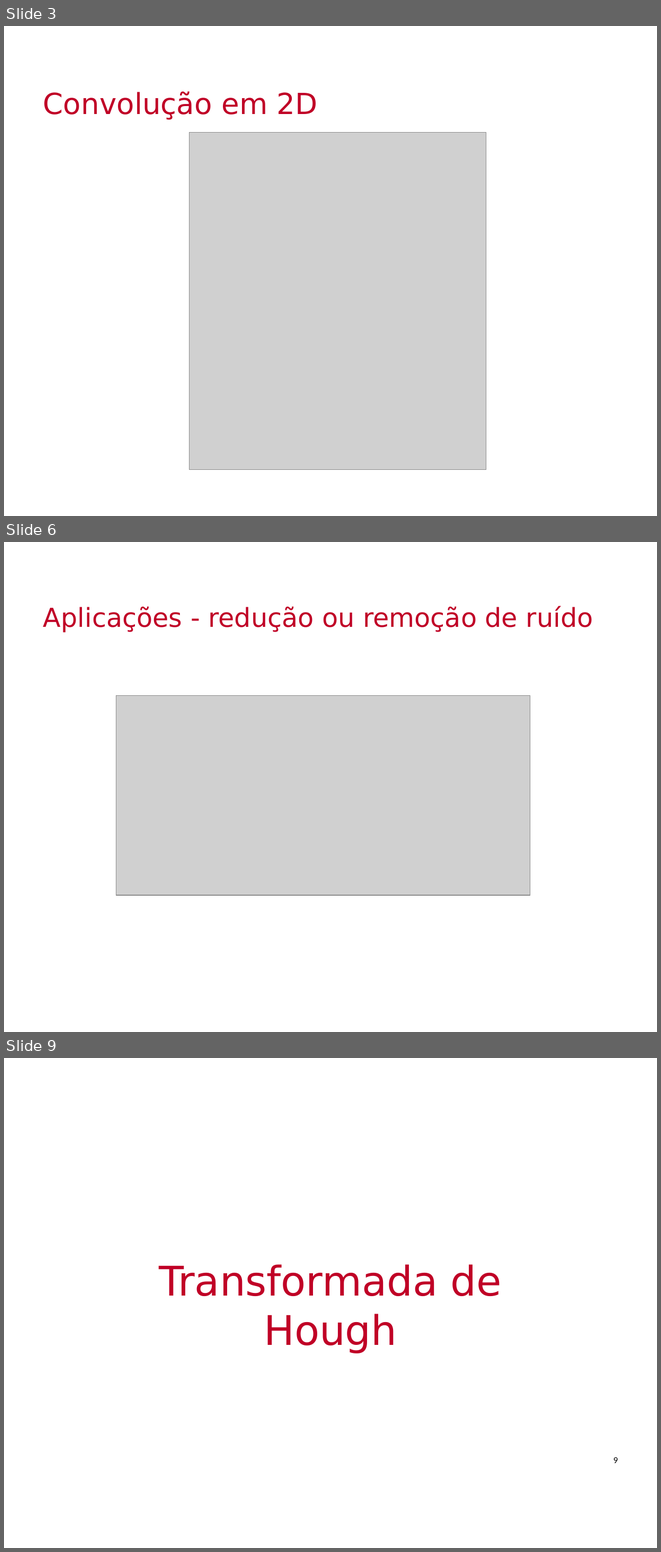
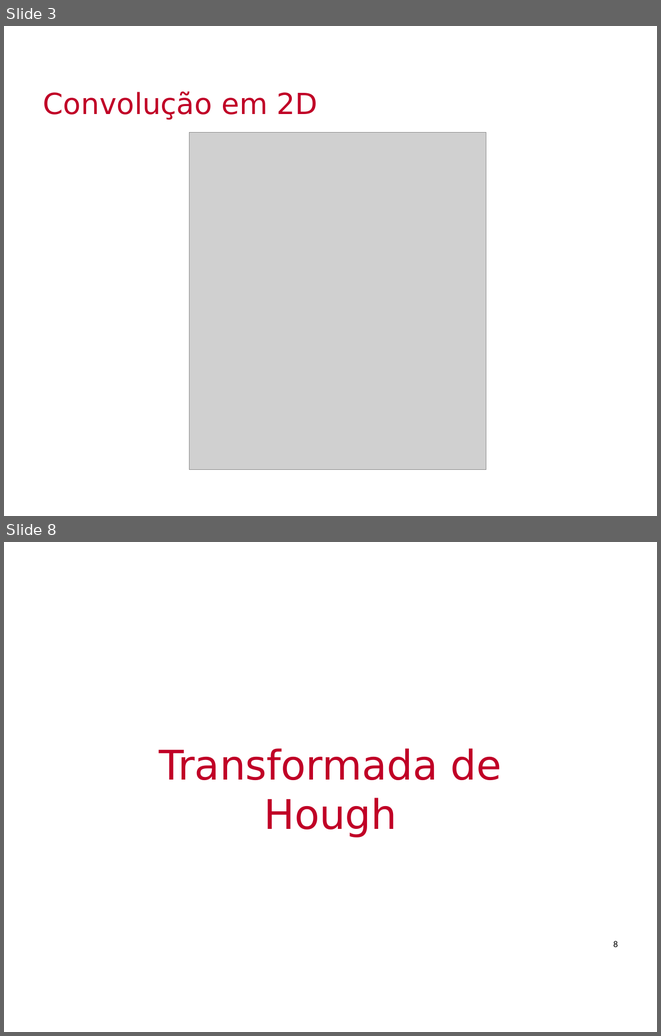
Before and after one commit to Insper/robotica-computacional, a slide deck: docs/modulos/03-visao/slides-1.pptx. Shown one above the other, each under a label of ours: slides 3, 6 and 9 before the commit, slides 3 and 8 after it; the slides between them are not shown. The pictures are 661x1552 and 661x1036 pixels, drawn with LibreOffice and Linux fonts; fonts in the diff are those of the drawing; grey boxes stand for pictures; background and template pictures are left out. Boxes give left, top, right and bottom in pixels: in the first picture for what was removed or moved away, otherwise in the second. Text is boxed around its words. In the diff, an @@ line names an element or a change of style, - is before the commit and + after.

```diff
--- a/docs/modulos/03-visao/slides-1.pptx
+++ b/docs/modulos/03-visao/slides-1.pptx
@@ slide 6 removed at (4, 542, 657, 1032), background picture (left out) @@
@@ title removed at (43, 606, 593, 633) @@
-Aplicações - redução ou remoção de ruído
@@ picture removed at (116, 696, 530, 894) @@
@@ what was slide 9 is now slide 8 @@
@@ page number at (614, 941, 618, 947): text changed @@
-9
+8
```
Also in this commit, not shown: 7 slides changed.
